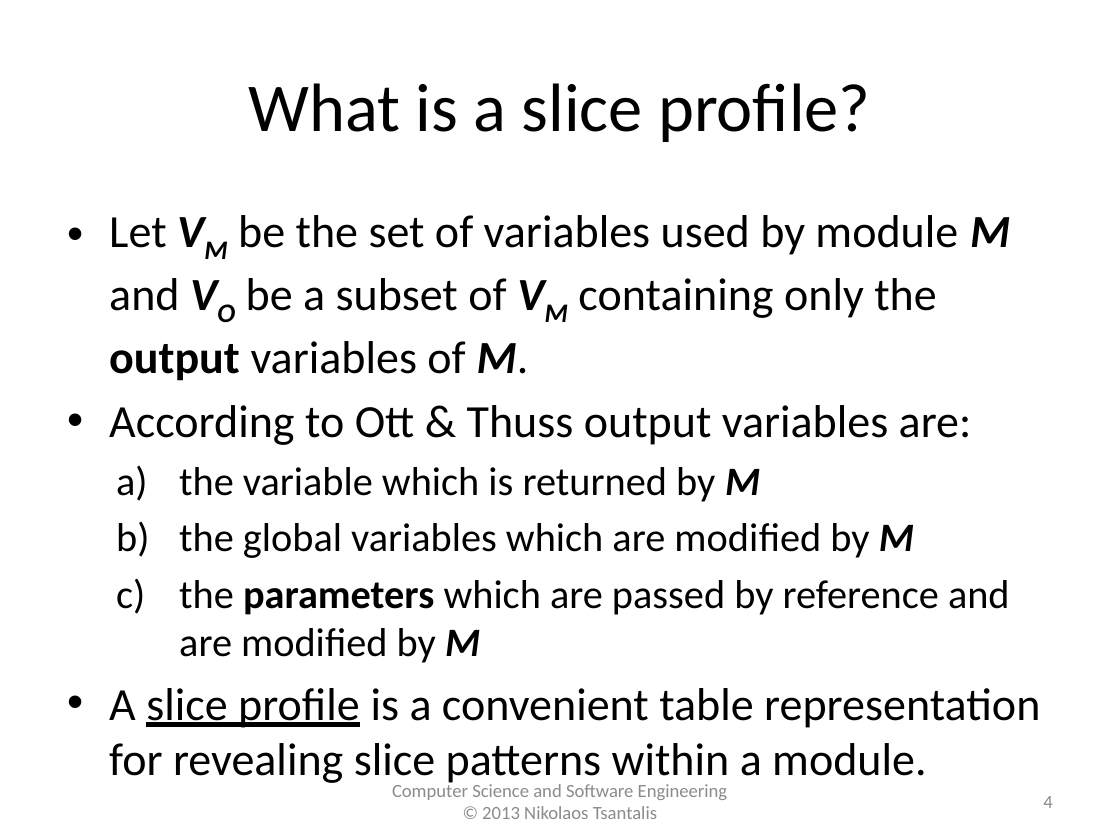
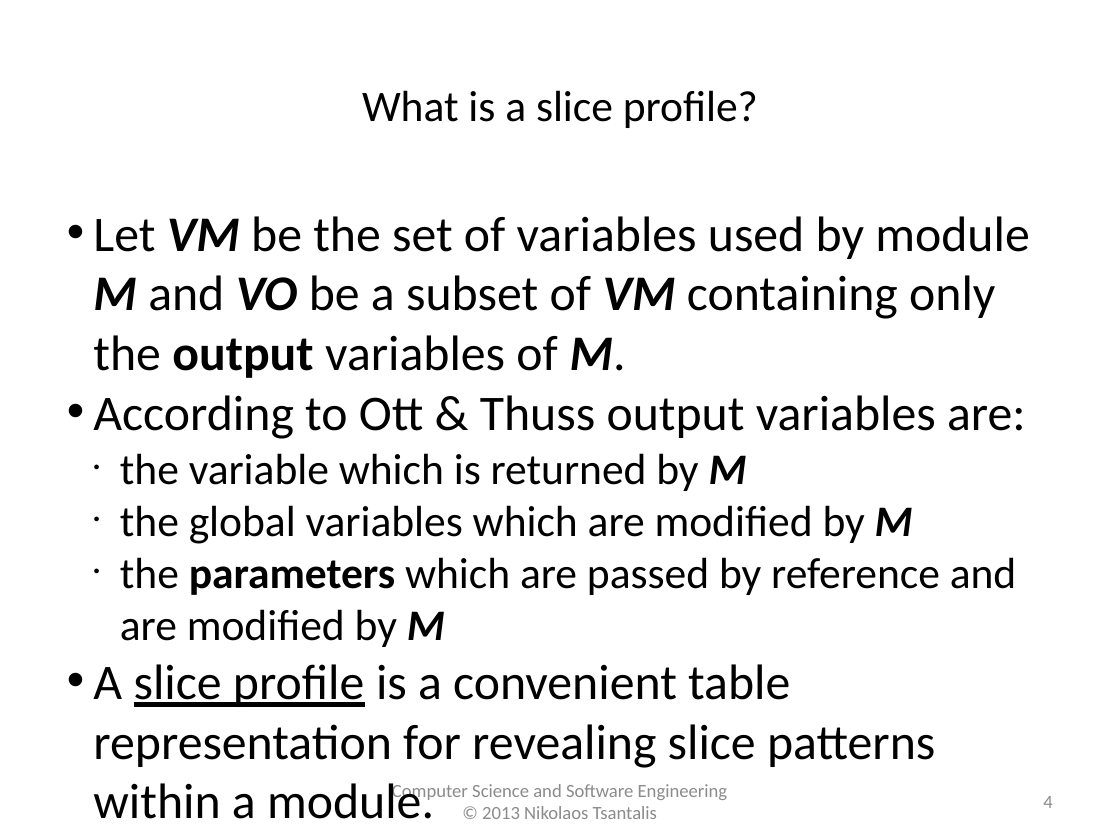
Before and after one commit to tajmilur-rahman/SOEN6611, a slide deck: slide 4 of lectures/lec3/Slice-based_Cohesion.pptx. Drawn at 1120x840 pixels with LibreOffice and Linux fonts; fonts in the diff are those of the drawing. Boxes give left, top, right and bottom in pixels: in the first picture for what was removed or moved away, otherwise in the second. Text is boxed around its words. In the diff, an @@ line names an element or a change of style, - is before the commit and + after.

```diff
--- a/lectures/lec3/Slice-based_Cohesion.pptx
+++ b/lectures/lec3/Slice-based_Cohesion.pptx
@@ text "What is a slice profile?" at [362,90,758,128]: size 44 to 28 pt @@
@@ text "Let VM be the set ..." at [93,216,1029,768]: size 29.6 to 32 pt in "Let VM be the set of variables ...", "According to Ott & Thuss output variables ...", "A slice profile is a convenient table ..."; now on the baseline in "VM VO VM"; size 25.9 to 28 pt in "the variable which is returned by M", "the global variables which are modiﬁed by ...", "the parameters which are passed by reference ..."; indent changed; less space between paragraphs; bullet a) to ● @@
@@ text "Computer Science and Software Engineering" at [392,783,728,819]: text colour #8C8C8C to #8B8B8B @@
@@ page number at [1043,796,1052,808]: text colour #8C8C8C to #8B8B8B @@
```
Also in this commit, not shown: 21 other slides changed, 9 other files.
